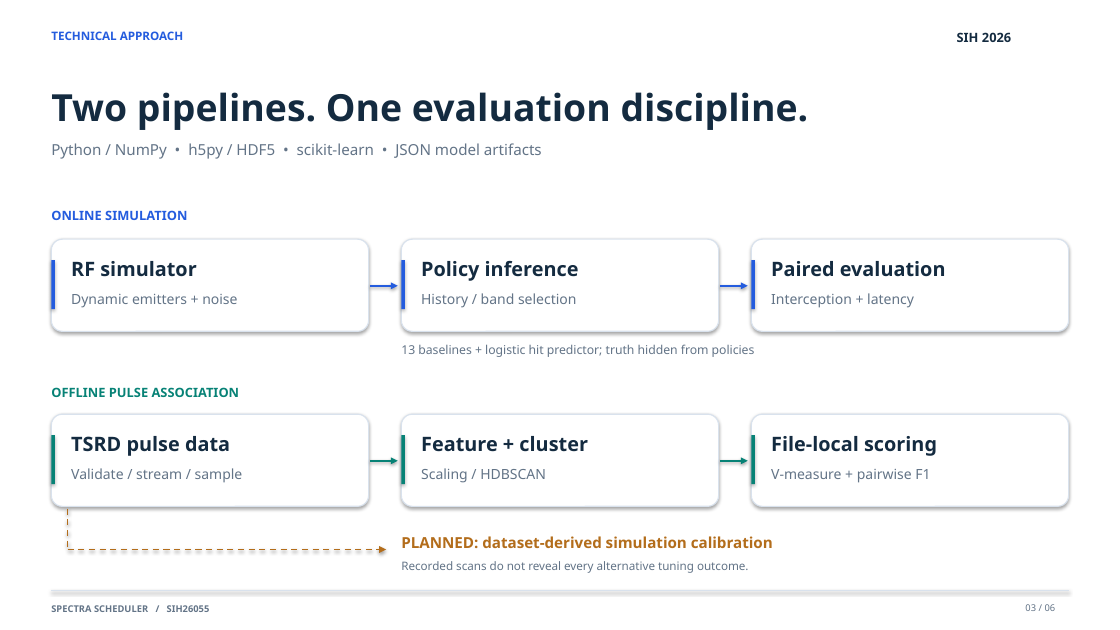
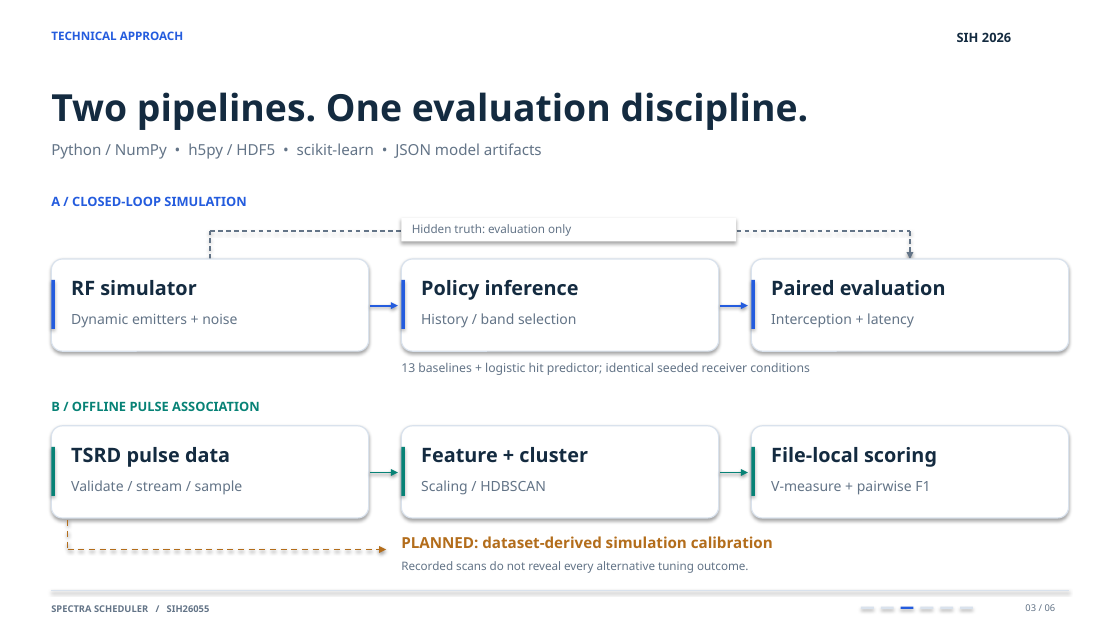
Before and after one commit to Siwach777/spectra-scheduler, a slide deck: slide 3 of ppt/Spectra-Scheduler-SIH2026.pptx. Drawn at 1120x630 pixels with LibreOffice and Linux fonts; fonts in the diff are those of the drawing. Boxes give left, top, right and bottom in pixels: in the first picture for what was removed or moved away, otherwise in the second. Text is boxed around its words. In the diff, an @@ line names an element or a change of style, - is before the commit and + after.

```diff
--- a/ppt/Spectra-Scheduler-SIH2026.pptx
+++ b/ppt/Spectra-Scheduler-SIH2026.pptx
@@ text at [51, 196, 246, 206]: text changed @@
-ONLINE SIMULATION
+A / CLOSED-LOOP SIMULATION
@@ line added from (210, 259) to (210, 231), #637487 1 pt dashed @@
@@ line added from (210, 231) to (910, 231), #637487 1 pt dashed @@
@@ rectangle added at [402, 218, 737, 242], fill #FFFFFF @@
@@ text added at [412, 224, 571, 236], 10 pt, text #637487 @@
+Hidden truth: evaluation only
@@ arrow added from (910, 231) to (910, 259), #637487 1 pt dashed @@
@@ 6 texts, 3 rounded rectangles, 3 rectangles, 2 arrows: place and size @@
-6 texts, 3 rounded rectangles, 3 rectangles, 2 arrows at [51, 239, 1069, 332]
+6 texts, 3 rounded rectangles, 3 rectangles, 2 arrows at [51, 259, 1069, 351]
@@ text at [401, 362, 810, 375]: text changed @@
-13 baselines + logistic hit predictor; truth hidden from policies
+13 baselines + logistic hit predictor; identical seeded receiver conditions
@@ text at [51, 401, 260, 411]: text changed @@
-OFFLINE PULSE ASSOCIATION
+B / OFFLINE PULSE ASSOCIATION
@@ 6 texts, 3 rounded rectangles, 3 rectangles, 2 arrows: place and size @@
-6 texts, 3 rounded rectangles, 3 rectangles, 2 arrows at [51, 414, 1069, 507]
+6 texts, 3 rounded rectangles, 3 rectangles, 2 arrows at [51, 426, 1069, 518]
@@ line moved from (68, 509) - (68, 549) to (68, 520) - (68, 549) @@
@@ rectangle added at [861, 607, 874, 609], fill #D9E2ED @@
@@ rectangle added at [881, 607, 894, 609], fill #D9E2ED @@
@@ rectangle added at [901, 607, 913, 609], fill #245CDE @@
@@ rectangle added at [921, 607, 933, 609], fill #D9E2ED @@
@@ rectangle added at [940, 607, 953, 609], fill #D9E2ED @@
@@ rectangle added at [960, 607, 973, 609], fill #D9E2ED @@
```
Also in this commit, not shown: 5 other slides changed, 3 other files.
